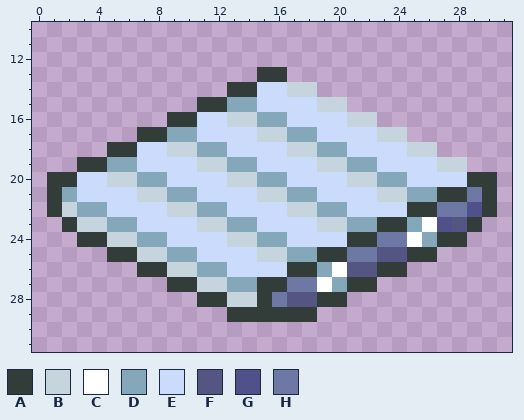
Pixel-art sprite: assets/textures/isometric_belts.png. Above: the version before the commit.
The file is 32x32 pixels. Shown: x 0..31, y 10..31.
Palette (. is transparent): A #323c39  B #c6d5dd  C #ffffff  D #84a7ba  E #cbdbfc  F #555583  G #50508a  H #6e78a5
Pixels before, first column x 1:
13 ..............AA..............
14 ............AAEEBB............
15 ..........AADDEEEEBB..........
16 ........AAEEBBDDEEEEBB........
17 ......AADDEEEEBBDDEEEEBB......
18 ....AAEEBBDDEEEEBBDDEEEEBB....
19 ..AADDEEEEBBDDEEEEBBDDEEEEBB..
20 AAEEBBDDEEEEBBDDEEEEBBDDEEEEAA
21 ADEEEEBBDDEEEEBBDDEEEEBBDDAAHA
22 ABDDEEEEBBDDEEEEBBDDEEEEAAHHGA
23 .ABBDDEEEEBBDDEEEEBBDDAADCGFA.
24 ..AABBDDEEEEBBDDEEEEAAHHCDAA..
25 ....AABBDDEEEEBBDDAAHHFFAA....
26 ......AABBDDEEEEAADCFFAA......
27 ........AABBDDAAHHCDAA........
28 ..........AABBAHFFAA..........
29 ............AAAAAA............
The result:
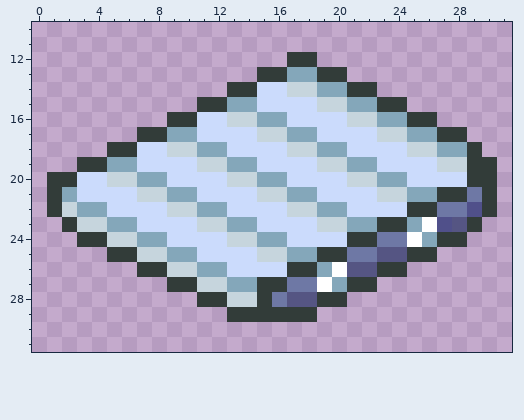
Difference:
The author put colour A in row 12 at x 17 to 18; in row 13 at x 19 to 20; in row 14 at x 21 to 22; in row 15 at x 23 to 24; in row 16 at x 25 to 26; in row 17 at x 27 to 28.
The author put colour A in row 18 at x 29; in row 19 at x 29 to 30.
The author put colour D in row 13 at x 17 to 18; in row 14 at x 19 to 20; in row 15 at x 21 to 22; in row 16 at x 23 to 24; in row 17 at x 25 to 26; in row 18 at x 27 to 28.
